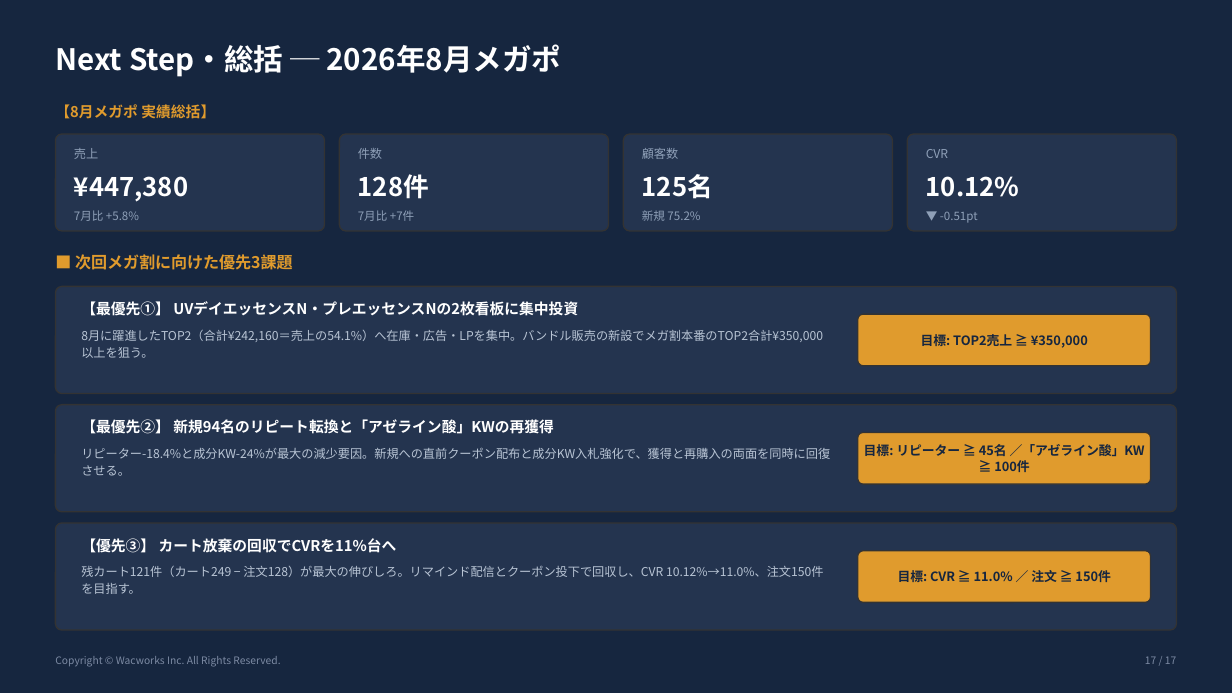
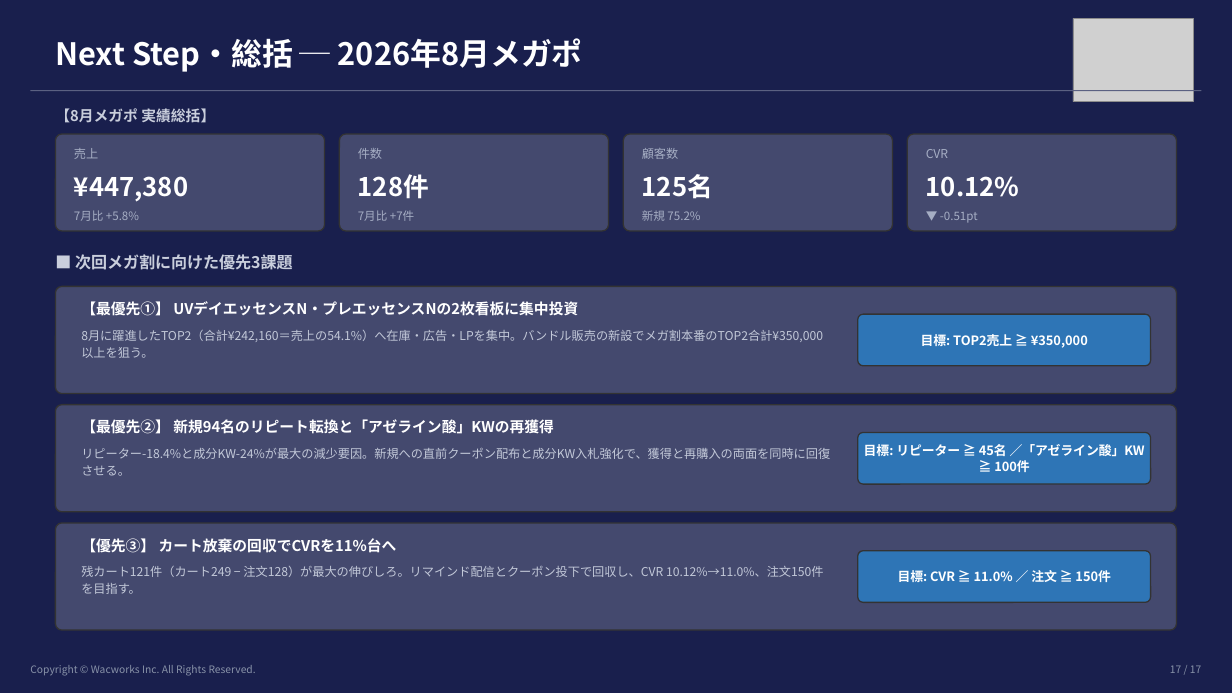
Before and after one commit to wacworks-web/home, a slide deck: slide 17 of reports/dr365_qoo10_202608/dr365_Qoo10_2026年8月メガポ_レポート.pptx. Drawn at 1232x693 pixels with LibreOffice and Linux fonts; fonts in the diff are those of the drawing; grey boxes stand for pictures. Boxes give left, top, right and bottom in pixels: in the first picture for what was removed or moved away, otherwise in the second. Text is boxed around its words. In the diff, an @@ line names an element or a change of style, - is before the commit and + after.

```diff
--- a/reports/dr365_qoo10_202608/dr365_Qoo10_2026年8月メガポ_レポート.pptx
+++ b/reports/dr365_qoo10_202608/dr365_Qoo10_2026年8月メガポ_レポート.pptx
@@ background #16263F to #191F4D @@
@@ text "Next Step・総括 ─ 2026年8月メガポ" at [55, 38, 583, 72]: size 23 to 24 pt @@
@@ picture added at [1073, 18, 1193, 102] @@
@@ line added from (30, 91) to (1202, 91), #5B6182 0.75 pt @@
@@ text "【8月メガポ 実績総括】" at [55, 108, 215, 123]: text colour #E09B2D to #C9CEDC @@
@@ text colour #8FA0B8 to #A6AEC4 in 8 elements at [74, 148, 98, 159], [74, 210, 139, 221], [358, 148, 382, 159], [358, 210, 414, 221], [642, 148, 678, 159], [642, 210, 700, 221], [926, 149, 948, 158], [940, 212, 978, 223] @@
@@ text "■ 次回メガ割に向けた優先3課題" at [75, 254, 293, 270]: text colour #E09B2D to #C9CEDC @@
@@ fill #24344F to #44496E in 7 elements at [55, 134, 324, 231], [339, 134, 608, 231], [624, 134, 893, 231], [908, 134, 1177, 231], [55, 287, 1177, 394], [55, 405, 1177, 512], [55, 523, 1177, 630] @@
@@ text colour #B8C4D4 to #C2C8D8 in 3 elements at [81, 330, 823, 358], [81, 448, 830, 476], [81, 566, 824, 594] @@
@@ text colour #16263F to #FFFFFF in 3 elements at [921, 334, 1088, 348], [864, 444, 1145, 472], [898, 570, 1110, 582] @@
@@ fill #E09B2D to #2E75B6 in 3 elements at [858, 314, 1151, 366], [858, 433, 1151, 484], [858, 551, 1151, 603] @@
@@ text "Copyright © Wacworks Inc. All ...": place and size @@
-text "Copyright © Wacworks Inc. All ..." at [55, 656, 280, 667]
+text "Copyright © Wacworks Inc. All ..." at [30, 665, 256, 676]
@@ text "Copyright © Wacworks Inc. All ..." at [30, 665, 256, 676]: text colour #7C8AA3 to #8892A8 @@
@@ text "17 / 17" at [1170, 665, 1201, 673]: text colour #7C8AA3 to #8892A8 @@
@@ text "17 / 17": place and size @@
-text "17 / 17" at [1145, 656, 1176, 664]
+text "17 / 17" at [1170, 665, 1201, 673]
```
Also in this commit, not shown: 16 other slides changed, 6 other files.
